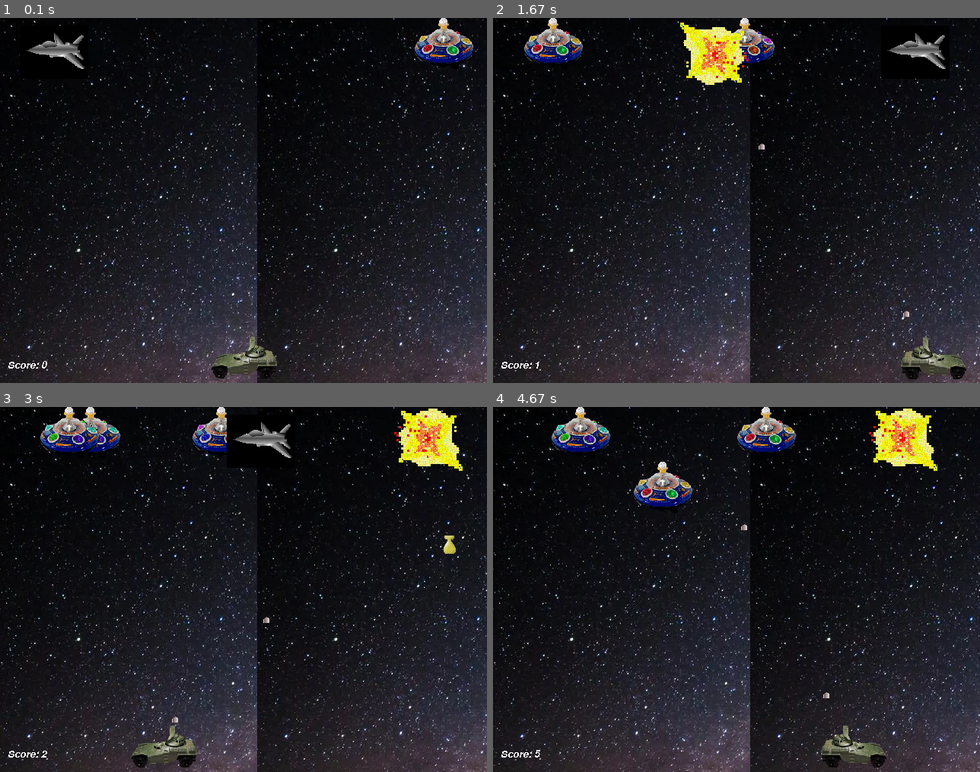
Above: before the commit, frames 1-4 (two rows, left to right).
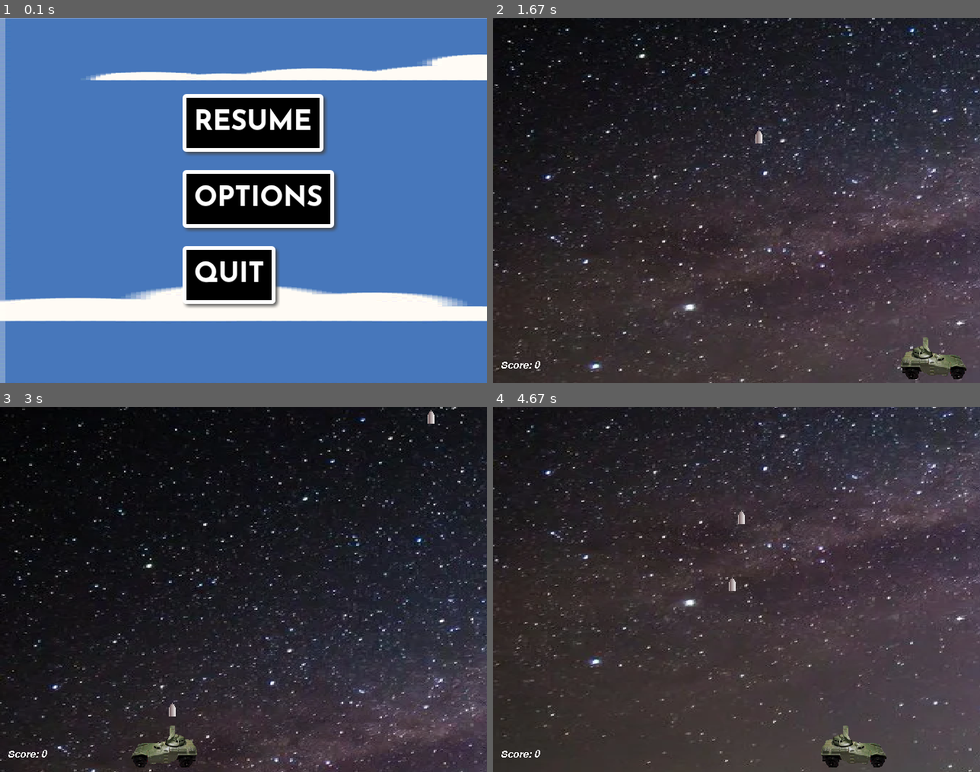
Above: after the commit, the same moments.

Repository: Mahadi011/pygame
Game: pygame game, started from pygame/aliens.py
Two runs of this game, one before a commit and one after it. Both use one fixed random seed, a clock stepped at 60 frames per second and the inputs below.
Inputs (mouse positions are in pixels of both pictures, inside the frame that each line leads up to):
- Up to frame 1 (0.1 s): no input
- Up to frame 2 (1.67 s): press the mouse at (746, 123) at 0.37 s; move the mouse to (765, 204) at 0.47 s; release the mouse at (785, 280) at 0.6 s; tap Space at 0.67, 1.07, 1.37, 1.57 s; hold Right 1-1.47 s; hold Right from 1.5 s (still down)
- Up to frame 3 (3 s): tap Space at 1.87, 2.07, 2.37, 2.63, 2.93 s; release Right at 1.97 s; hold Left 2-2.53 s; hold Left 2.57-2.97 s
- Up to frame 4 (4.67 s): hold Right 3-3.63 s; tap Space at 3.07, 3.37, 3.73, 4.03, 4.23, 4.53 s; hold Left 3.67-4.13 s; hold Right 4.17-4.63 s

The runs differ from the first frame. In frame 1, 96% of the frame differs, in the area x 0-100%, y 0-100%; in frame 2, 58%; in frame 3, 29%; in frame 4, 78%.

Commit message:
change screen

Diff:
--- a/pygame/aliens.py
+++ b/pygame/aliens.py
@@ -1,10 +1,7 @@
 #!/usr/bin/env python
 """ pygame.examples.aliens
-
 Shows a mini game where you have to defend against aliens.
-
 What does it show you about pygame?
-
 * pg.sprite, the difference between Sprite and Group.
 * dirty rectangle optimization for processing for speed.
 * music with pg.mixer.music, including fadeout
@@ -12,19 +9,16 @@
 * event processing, keyboard handling, QUIT handling.
 * a main loop frame limited with a game clock from pg.time.Clock
 * fullscreen switching.
-
-
 Controls
 --------
-
 * Left and right arrows to move.
 * Space bar to shoot
 * f key to toggle between fullscreen.
-
 """
 
 import random
 import os
+from re import S
 
 # import basic pygame modules
 import pygame as pg
@@ -44,15 +38,14 @@
 
 main_dir = os.path.split(os.path.abspath(__file__))[0]
 
-
 def load_image(file):
     """loads an image, prepares it for play"""
     file = os.path.join(main_dir, "data", file)
     try:
-         surface = pg.image.load(file)
+        surface = pg.image.load(file)
     except pg.error:
         raise SystemExit('Could not load image "%s" %s' % (file, pg.get_error()))
-    return surface.convert()
+    return surface.convert_alpha()
 
 
 def load_sound(file):
@@ -108,6 +101,33 @@
         return pos, self.rect.top
 
 
+class Balloon(pg.sprite.Sprite):
+    """A simple balloon"""
+
+    speed = 4
+    animcycle = 100
+    images = []
+
+    def __init__(self):
+        pg.sprite.Sprite.__init__(self, self.containers)
+        self.image = self.images[0]
+        self.image = pg.transform.scale(self.image, (100, 100))
+        self.rect = pg.Rect(10, 10, 100, 100)
+        self.facing = random.choice((-1, 1)) * Balloon.speed
+        self.frame = 0
+        if self.facing < 0:
+            self.rect.right = SCREENRECT.right
+
+    def update(self):
+        self.rect.move_ip(self.facing, 0)
+        if not SCREENRECT.contains(self.rect):
+            self.facing = -self.facing
+            self.rect.top = self.rect.bottom + 1
+            self.rect = self.rect.clamp(SCREENRECT)
+        self.frame = self.frame + 1
+        # self.image = self.images[self.frame // self.animcycle % 3]
+
+
 
 class Alien(pg.sprite.Sprite):
     """An alien space ship. That slowly moves down the screen."""
@@ -159,8 +179,16 @@
             self.rect = self.rect.clamp(SCREENRECT)
         self.frame = self.frame + 1
 
-
-
+class OtherAlien(Alien):
+    images = []
+    speed = 4
+    def __init__(self):
+        pg.sprite.Sprite.__init__(self, self.containers)
+        self.image = self.images[0]
+        self.image = pg.transform.scale(self.image, (80, 71))
+        self.rect = pg.Rect(10, 10, 80, 71)
+        self.facing = OtherAlien.speed
+        self.frame = 0
 
 class Explosion(pg.sprite.Sprite):
     """An explosion. Hopefully the Alien and not the player!"""
@@ -177,10 +205,8 @@
 
     def update(self):
         """called every time around the game loop.
-
         Show the explosion surface for 'defaultlife'.
         Every game tick(update), we decrease the 'life'.
-
         Also we animate the explosion.
         """
         self.life = self.life - 1
@@ -198,14 +224,10 @@
     def __init__(self, pos):
         pg.sprite.Sprite.__init__(self, self.containers)
         self.image = self.images[0]
-        # self.rect = self.image.get_rect(midbottom=pos)
-        self.image = self.images[0]
-        self.image = pg.transform.scale(self.image, (8,8))
-        self.rect = pg.Rect(pos[0], pos[1], 50, 50)
+        self.rect = self.image.get_rect(midbottom=pos)
 
     def update(self):
         """called every time around the game loop.
-
         Every tick we move the shot upwards.
         """
         self.rect.move_ip(0, self.speed)
@@ -226,10 +248,8 @@
 
     def update(self):
         """called every time around the game loop.
-
         Every frame we move the sprite 'rect' down.
         When it reaches the bottom we:
-
         - make an explosion.
         - remove the Bomb.
         """
@@ -258,9 +278,84 @@
             msg = "Score: %d" % SCORE
             self.image = self.font.render(msg, 0, self.color)
 
+# class StartKnapp(pg.sprite.Sprite):
+#     images = []
+
+#     def __init__(self):
+#         pg.sprite.Sprite.__init__(self, self.containers)
+#         self.image = self.images[0]
+#         self.x = 240
+#         self.y = 140
+#         self.rect = self.image.get_rect(center=(self.x, self.y))
+
+#     def nedtryckt(self):
+#         self.image = self.images[1]
+
+#     def upptryckt(self):
+#         self.image = self.images[0]
+
+
+# class Quit(pg.sprite.Sprite):
+#     images = []
+#     def __init__(self):
+#         pg.sprite.Sprite.__init__(self, self.containers)
+#         self.image = self.images[0]
+#         self.x = 240
+#         self.y = 210
+#         self.rect = self.image.get_rect(center = (self.x, self.y))
+
+
+class BackgroundKlass(pg.sprite.Sprite):
+
+    images = []
+
+    def __init__(self):
+        pg.sprite.Sprite.__init__(self, self.containers)
+        self.image = self.images[0]
+        self.image = pg.transform.scale(self.image, (SCREENRECT.width, SCREENRECT.height*2))
+        self.rect = pg.Rect(0, 0, SCREENRECT.width, SCREENRECT.height*2)
+
+    def update(self):
+        self.rect.move_ip(0, 3)
+        if(self.rect.y > 0):
+            self.rect.y = -self.rect.height//2
+
+
+#button class
+class Button():
+	def __init__(self, x, y, image, scale):
+		width = image.get_width()
+		height = image.get_height()
+		self.image = pg.transform.scale(image, (int(width * scale), int(height * scale)))
+		self.rect = self.image.get_rect()
+		self.rect.topleft = (x, y)
+		self.clicked = False
+
+	def draw(self, surface):
+		action = False
+		#get mouse position
+		pos = pg.mouse.get_pos()
+
+		#check mouseover and clicked conditions
+		if self.rect.collidepoint(pos):
+			if pg.mouse.get_pressed()[0] == 1 and self.clicked == False:
+				self.clicked = True
+				action = True
+
+		if pg.mouse.get_pressed()[0] == 0:
+			self.clicked = False
+
+		#draw button on screen
+		surface.blit(self.image, (self.rect.x, self.rect.y))
+
+		return action
+
+
+
 
 def main(winstyle=0):
     # Initialize pygame
+    menu_state = "main"
     if pg.get_sdl_version()[0] == 2:
         pg.mixer.pre_init(44100, 32, 2, 1024)
     pg.init()
@@ -280,28 +375,59 @@
     Player.images = [img, pg.transform.flip(img, 1, 0)]
     img = load_image("explosion1.gif")
     Explosion.images = [img, pg.transform.flip(img, 1, 1)]
-    Alien.images = [load_image(im) for im in ("alien1.png", "alien2.png", "alien3.png")]
-    Plane.images = [load_image(i) for i in ("plane4.png", "plane4.png")]
+    Alien.images = [load_image(im) for im in ("alien1.gif", "alien2.gif", "alien3.gif")]
+    Balloon.images = [load_image("plane.png")]
+    OtherAlien.images = [load_image(im) for im in ("alienny2.png", "alienny2.png", "alienny2.png")]
     Bomb.images = [load_image("bomb.gif")]
     Shot.images = [load_image("shot.gif")]
+    Plane.images = [load_image(i) for i in ("plane4.png", "plane4.png")]
+    # StartKnapp.images = [load_image("Menu_Green_01.png"), load_image("Menu_Red_03.png")]
+    # Quit.images = [load_image("Menu_Green_04.png")]
+    BackgroundKlass.images = [load_image("background4.png")]
+
+
+    #load button images
+    resume_img = load_image("button_resume.png").convert_alpha()
+    options_img = load_image("button_options.png").convert_alpha()
+    quit_img = load_image("button_quit.png").convert_alpha()
+    back_img = load_image("button_back.png").convert_alpha()
+    plane_img = load_image("plane4.png").convert_alpha()
+    plane_img = pg.transform.scale(plane_img, (100,100))
+    baloon_img = load_image("plane.png").convert_alpha()
+    baloon_img = pg.transform.scale(baloon_img, (100,100))
+    otheralien_img = load_image("alienny2.png").convert_alpha()
+
+
+    #create button instances
+    resume_button = Button(240, 100, resume_img, 1)
+    options_button = Button(240, 200, options_img, 1)
+    quit_button = Button(240, 300, quit_img, 1)
+    back_button = Button(240, 370, back_img, 1)
+    plane_button = Button(50, 50, plane_img, 1)
+    baloon_button = Button(50, 200, baloon_img, 1)
+    otheralien_button = Button(50, 350,otheralien_img,1)
+
+
+
 
     # decorate the game window
     icon = pg.transform.scale(Alien.images[0], (32, 32))
     pg.display.set_icon(icon)
-    pg.display.set_caption("Pygame Tysenator")
-    pg.mouse.set_visible(0)
+    pg.display.set_caption("Pygame Aliens")
+    pg.mouse.set_visible(True)
 
     # create the background, tile the bgd image
-    bgdtile = load_image("background4.png")
+    bgdtile = pg.transform.scale(load_image("background3.gif"),(640,480))
     background = pg.Surface(SCREENRECT.size)
     for x in range(0, SCREENRECT.width, bgdtile.get_width()):
         background.blit(bgdtile, (x, 0))
-    screen.blit(background, (0,0))
+    screen.blit(background, (0, 0))
     pg.display.flip()
 
     # load the sound effects
     boom_sound = load_sound("boom.wav")
     shoot_sound = load_sound("car_door.wav")
+    punch_sound = load_sound("punch.wav")
     if pg.mixer:
         music = os.path.join(main_dir, "data", "house_lo.wav")
         pg.mixer.music.load(music)
@@ -309,21 +435,31 @@
 
     # Initialize Game Groups
     aliens = pg.sprite.Group()
+    balloons = pg.sprite.Group()
     shots = pg.sprite.Group()
     bombs = pg.sprite.Group()
     all = pg.sprite.RenderUpdates()
     lastalien = pg.sprite.GroupSingle()
+    lastballoon = pg.sprite.GroupSingle()
     planes = pg.sprite.Group()
     last_palne = pg.sprite.GroupSingle()
+    menu = pg.sprite.Group()
+
+
 
     # assign default groups to each sprite class
     Player.containers = all
     Alien.containers = aliens, all, lastalien
+    Balloon.containers = balloons, all, lastballoon
+    OtherAlien.containers = aliens, all
     Plane.containers = planes, all, last_palne
     Shot.containers = shots, all
     Bomb.containers = bombs, all
     Explosion.containers = all
     Score.containers = all
+    # StartKnapp.containers = menu
+    # Quit.containers = menu
+    BackgroundKlass.containers = all
 
     # Create Some Starting Values
     global score
@@ -332,11 +468,95 @@
 
     # initialize our starting sprites
     global SCORE
+    # start_knapp = StartKnapp()
+    BackgroundKlass()
     player = Player()
-    Plane()
-    Alien()  # note, this 'lives' because it goes into a sprite group
+
+
+    # Alien()  # note, this 'lives' because it goes into a sprite group
+    # OtherAlien()
+    # Balloon()
+    # Quit()
+    # Plane()
+
     if pg.font:
         all.add(Score())
+    plane1 = False
+    alien1 = False
+    baloon1 = False
+    menu_state = False
+    start_game = False
+    while not start_game:
+        screen.blit(background, (0, 0))
+        if menu_state == False:  # When it is in the main menu
+            if resume_button.draw(screen):
+                start_game= True
+                pg.display.flip()
+                dirty = menu.draw(screen)
+                pg.display.update(dirty)
+                pg.mouse.set_visible(False)
+                # game_paused = False
+            if options_button.draw(screen):
+                menu_state = True
+            if quit_button.draw(screen):
+                pg.quit()
+        elif menu_state == True: # when it will be in the option menu
+
+            if plane_button.draw(screen):
+
+
+                Plane()
+                plane1 = True
+                start_game= True
+
+
+
+            if baloon_button.draw(screen):
+                Balloon()
+                baloon1 = True
+                start_game= True
+
+            if otheralien_button.draw(screen):
+                Alien()
+                alien1 = True
+                start_game= True
+
+            if back_button.draw(screen):
+                menu_state = False
+
+        for event in pg.event.get():
+            if event.type == pg.KEYDOWN:
+                pass
+            if event.type == pg.QUIT:
+                return
+
+
+
+
+        # for event in pg.event.get():
+        #     if event.type == pg.KEYDOWN:
+        #         start_game = True
+        #     elif event.type == pg.MOUSEBUTTONDOWN:
+        #         if(Quit().rect.collidepoint(pg.mouse.get_pos())):
+        #             pg.quit()
+
+        #     elif event.type == pg.MOUSEBUTTONDOWN:
+        #         if(start_knapp.rect.collidepoint(pg.mouse.get_pos())):
+        #             start_knapp.nedtryckt()
+
+        #     elif event.type == pg.MOUSEBUTTONUP:
+        #             if(start_knapp.rect.collidepoint(pg.mouse.get_pos())):
+        #                 start_knapp.upptryckt()
+        #                 start_game = True
+
+
+
+
+
+        pg.display.flip()
+        dirty = menu.draw(screen)
+        pg.display.update(dirty)
+    pg.mouse.set_visible(False)
 
     # Run our main loop whilst the player is alive.
     while player.alive():
@@ -388,16 +608,33 @@
         if alienreload:
             alienreload = alienreload - 1
         elif not int(random.random() * ALIEN_ODDS):
-            if(random.randint(0, 1) == 0):
-                Alien()
-                Plane()
+            if plane1 == True:
+
+                if(random.randint(0, 1) == 0):
+                    # Alien()
+                    Plane()
+                # else:
+                #     OtherAlien()
+                #     Balloon()
                 alienreload = ALIEN_RELOAD
+            elif baloon1 == True :
+
+                if(random.randint(0, 1) == 0):
+                   Balloon()
+
+                alienreload = ALIEN_RELOAD
+            elif alien1 == True:
+
+                if(random.randint(0, 1) == 0):
+                    Alien()
+
+                alienreload = ALIEN_RELOAD
 
         # Drop bombs
+        if last_palne and not int(random.random()* BOMB_ODDS):
+            Bomb(last_palne.sprite)
         if lastalien and not int(random.random() * BOMB_ODDS):
             Bomb(lastalien.sprite)
-        if last_palne and not int(random.random()* BOMB_ODDS):
-            Bomb(last_palne.sprite)
 
         # Detect collisions between aliens and players.
         for plane in pg.sprite.spritecollide(player,planes,1):
@@ -416,17 +653,33 @@
             SCORE = SCORE + 1
             player.kill()
 
+        # Detect collisions between balloon and player.
+        for balloon in pg.sprite.spritecollide(player, balloons, 1):
+            if pg.mixer:
+                punch_sound.play()
+            Explosion(balloon)
+            Explosion(player)
+            SCORE = SCORE + 1
+            player.kill()
+
+
         # See if shots hit the aliens.
         for plane in pg.sprite.groupcollide(planes, shots, 1,1).keys():
             if pg.mixer:
                 boom_sound.play()
             Explosion(plane)
             SCORE = SCORE + 1
-
         for alien in pg.sprite.groupcollide(aliens, shots, 1, 1).keys():
             if pg.mixer:
                 boom_sound.play()
             Explosion(alien)
+            SCORE = SCORE + 1
+
+        #Shots hitting balloon
+        for balloon in pg.sprite.groupcollide(balloons, shots, 1, 1).keys():
+            if pg.mixer:
+                punch_sound.play()
+            Explosion(balloon)
             SCORE = SCORE + 1
 
         # See if alien boms hit the player.
Binary file added: pygame/data/Menu_Green_01.png
Binary file added: pygame/data/Menu_Green_02.png
Binary file added: pygame/data/Menu_Green_03.png
Binary file added: pygame/data/Menu_Green_04.png
Binary file added: pygame/data/Menu_Red_01.png
Binary file added: pygame/data/Menu_Red_02.png
Binary file added: pygame/data/Menu_Red_03.png
Binary file added: pygame/data/Menu_Red_04.png
Binary file added: pygame/data/alienny2.png
Binary file added: pygame/data/background1.jpg
Binary file added: pygame/data/balloon.png
Not shown, changed: pygame/data/black.ppm
(and 7 more such lines)
